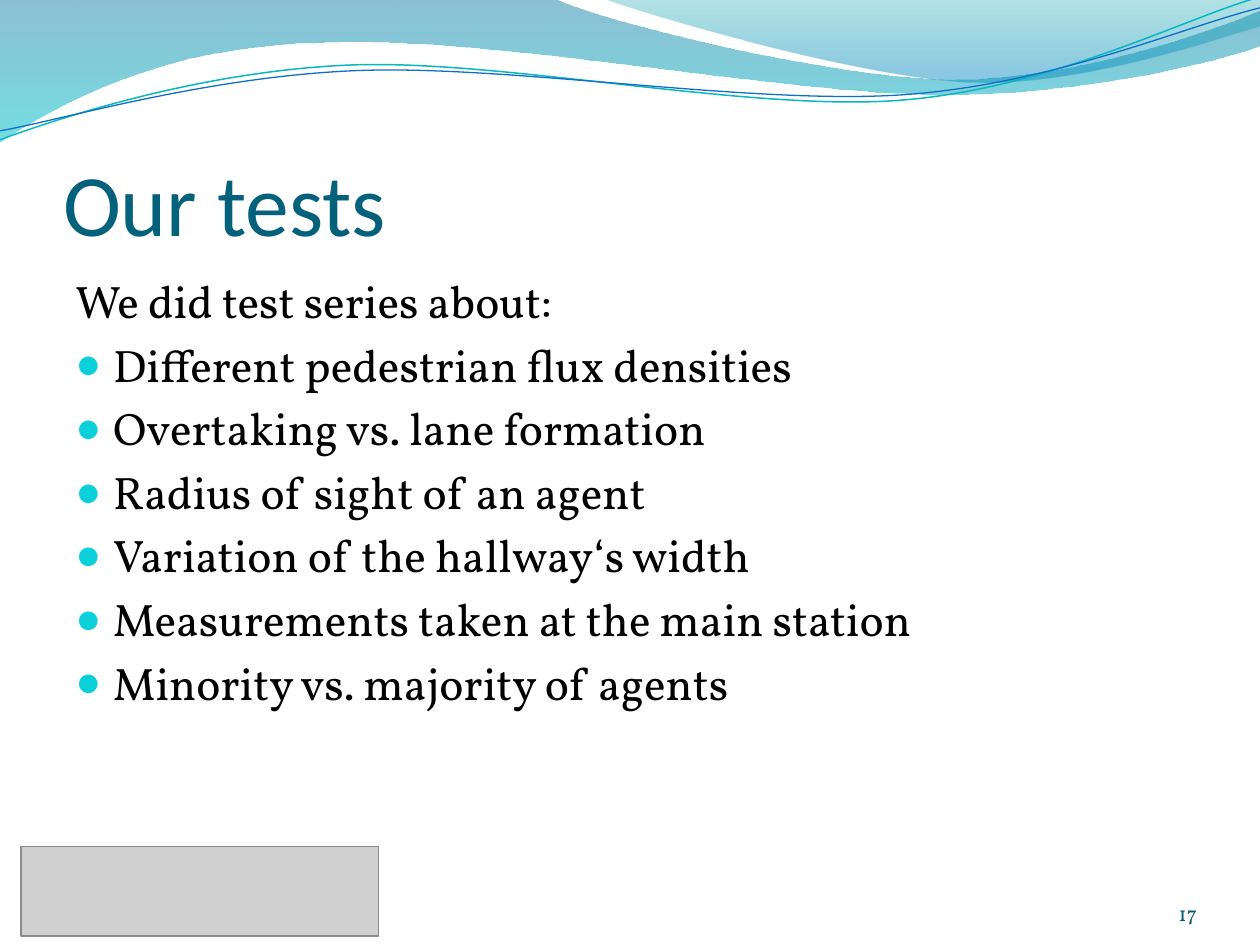
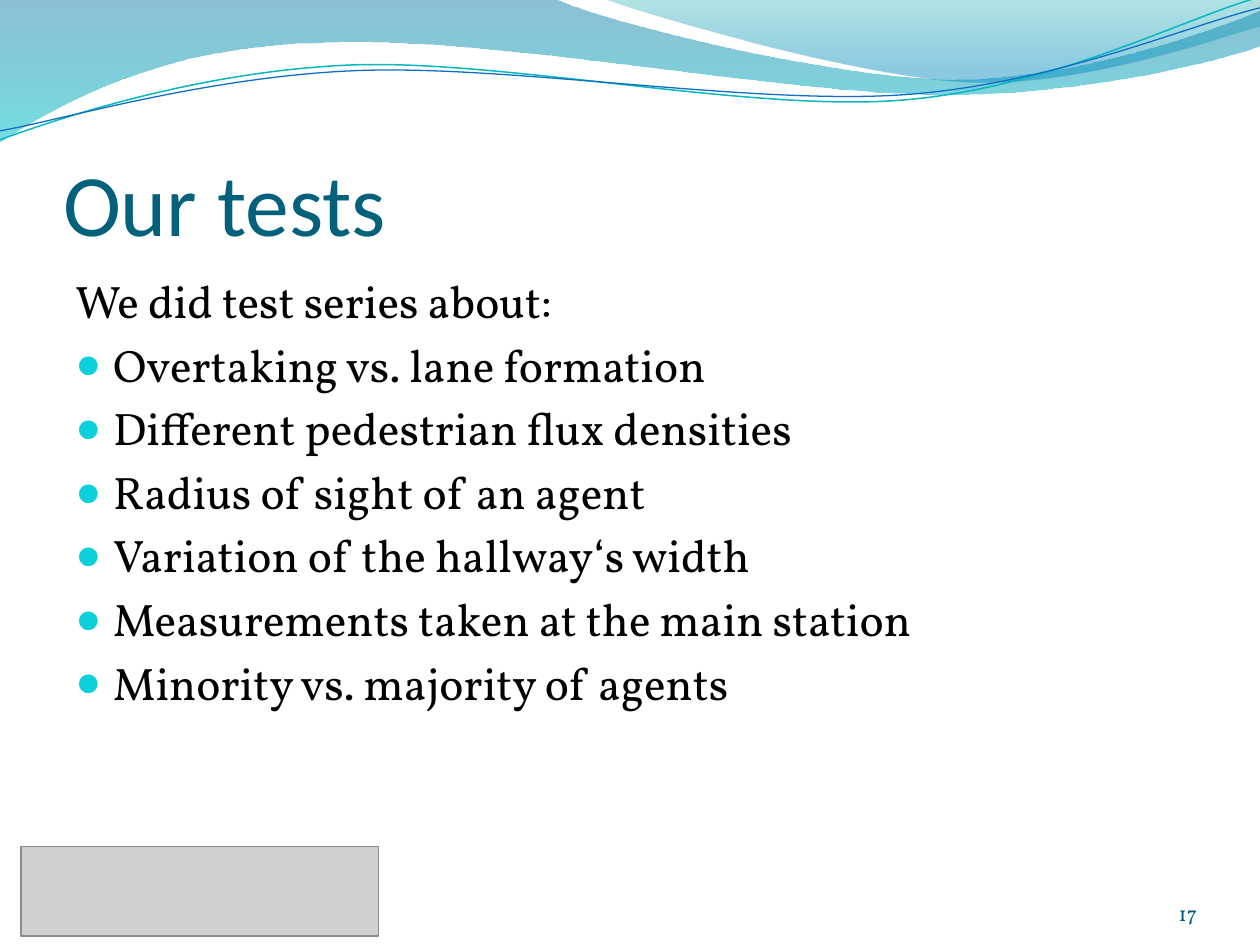
Before and after one commit to ratheile/MSSSM, a slide deck: slide 17 of presentation/Presentation.pptx. Drawn at 1260x945 pixels with LibreOffice and Linux fonts; fonts in the diff are those of the drawing; grey boxes stand for pictures; background and template pictures are left out. Boxes give left, top, right and bottom in pixels: in the first picture for what was removed or moved away, otherwise in the second. Text is boxed around its words. In the diff, an @@ line names an element or a change of style, - is before the commit and + after.

Commit message:
final for me

```diff
--- a/presentation/Presentation.pptx
+++ b/presentation/Presentation.pptx
@@ text at box(113, 349, 705, 394): paragraph added @@
+● Overtaking vs. lane formation
@@ text at box(113, 412, 705, 457): paragraph removed @@
-● Overtaking vs. lane formation
```
Also in this commit, not shown: 1 other slide changed.
